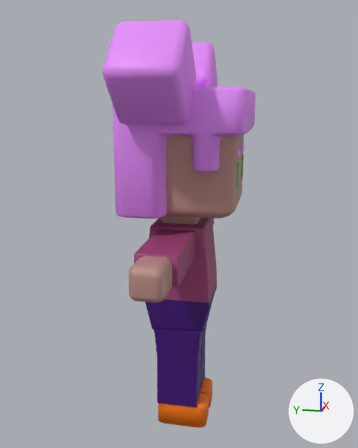
Before and after pictures for a commit that changed the glTF model models/Block1.glb.
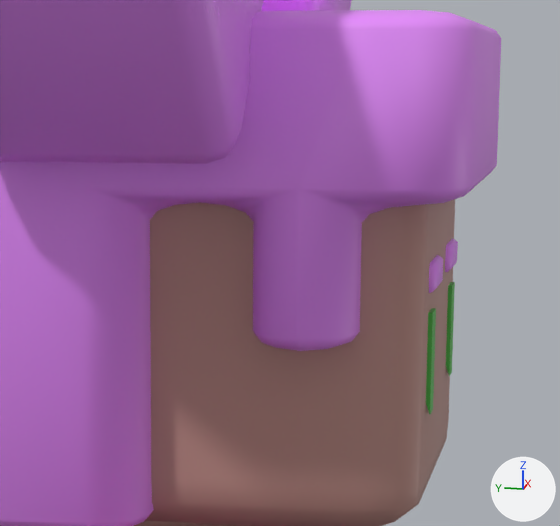
Each version appears first whole from a camera (50 mm lens) standing at (-3.78, -0.73, 2.6) and looking at (0.01, 0.03, 1.65), and next in a close-up on the part from 36% to 76% of the width and 19% to 48% of the height. Arrows for +X, +Y and +Z are at lower right; the lights stay in place. The last two pictures show the newer version. Vertices at exactly the same position are counted once.

The scene before the commit, as lines of its bpy script (objects in view):
```python
me_cube_006 = bpy.data.meshes.new('Cube.006')
me_cube_006.from_pydata(...)  # 612 vertices, 1191 faces; spans x -0.9..0.9, y -0.52..0.41, z 1.8..3.09
# faces by material slot: [878, 289, 24]
me_cube_006.materials.append(mat_hair)  # purple #e88eff
me_cube_006.materials.append(mat_skin)  # pink #b98c84
me_cube_006.materials.append(mat_eyes)  # green #4ab846
me_cube_012 = bpy.data.meshes.new('Cube.012')
me_cube_012.from_pydata(...)  # 96 vertices, 188 faces; spans x -0.136..0.136, y -0.136..0.136, z 1.573..2.009
me_cube_012.materials.append(mat_skin)  # pink #b98c84
ob_head = bpy.data.objects.new('Head', me_cube_006)
ob_head.location = (0.0, 0.0, 0.0)
ob_neck = bpy.data.objects.new('Neck', me_cube_012)
ob_neck.location = (0.0, 0.0, 0.0)
```
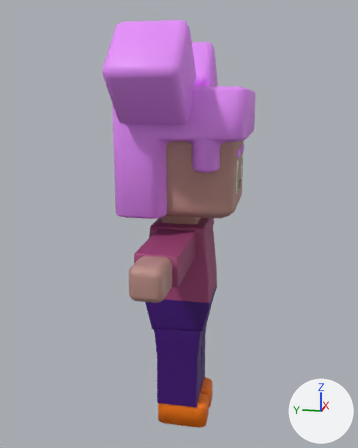
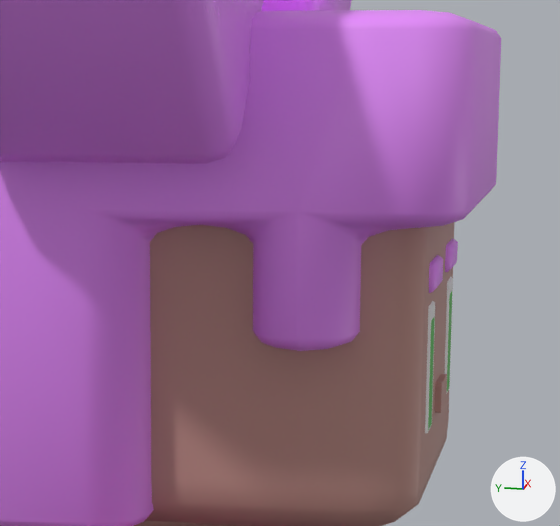
What the commit changed:
Material 'White' (mat_white) is new.
Its base color is (0.8, 0.8, 0.8) (white #e7e7e7).
me_cube_006 is used by ob_head; location (0.0, 0.0, 0.0).
me_cube_006 had 612 vertices, 1191 faces and spanned x -0.9..0.9, y -0.52..0.41, z 1.8..3.09.
me_cube_006 now has 768 vertices, 1499 faces and spans x -0.9..0.9, y -0.52..0.41, z 1.8..3.09.
me_cube_006 part 1: a new loose piece of 96 vertices spanning x -0.06..0.07, y -0.46..-0.38, z 1.97..2.03, in mat_skin (pink #b98c84).
Part 2, on me_cube_006:
14 vertices are removed from x -0.27..0.27, y -0.45..-0.44, z 2.0..2.19.
24 faces are deleted.
82 vertices in x -0.51..0.51, y -0.52..0.13, z 2.35..2.42 move by (0.0, 0.0, -0.04).
24 vertices in x -0.51..0.51, y -0.43..0.41, z 2.38 move by (0.0, 0.0, -0.03).
2 vertices move within x -0.27..0.27, y -0.44, z 2.19.
57 vertices are added at x -0.27..0.27, y -0.45..-0.43, z 1.97..2.2.
11 new vertices lie (-0.1, 0.0, 0.0) away from vertices in x -0.17..0.27, y -0.45..-0.43, z 1.97..2.2.
6 new vertices lie (0.06, 0.0, 0.0) away from vertices in x -0.25..0.19, y -0.45, z 1.97..2.17.
20 new faces join them, mat_eyes (green #4ab846).
124 new faces join them, mat_white (white #e7e7e7).
me_cube_006 gains material mat_white (white #e7e7e7).

Pixel boxes (x1, y1, x2, y2) of what changed, in the close-ups (560 x 526 px; the box of a moved part takes in the faces that stretch with it):
part 1 of me_cube_006, added
    after: (435, 374, 447, 413)
part 2 of me_cube_006, moved or reshaped
    both: (0, 29, 501, 523)
